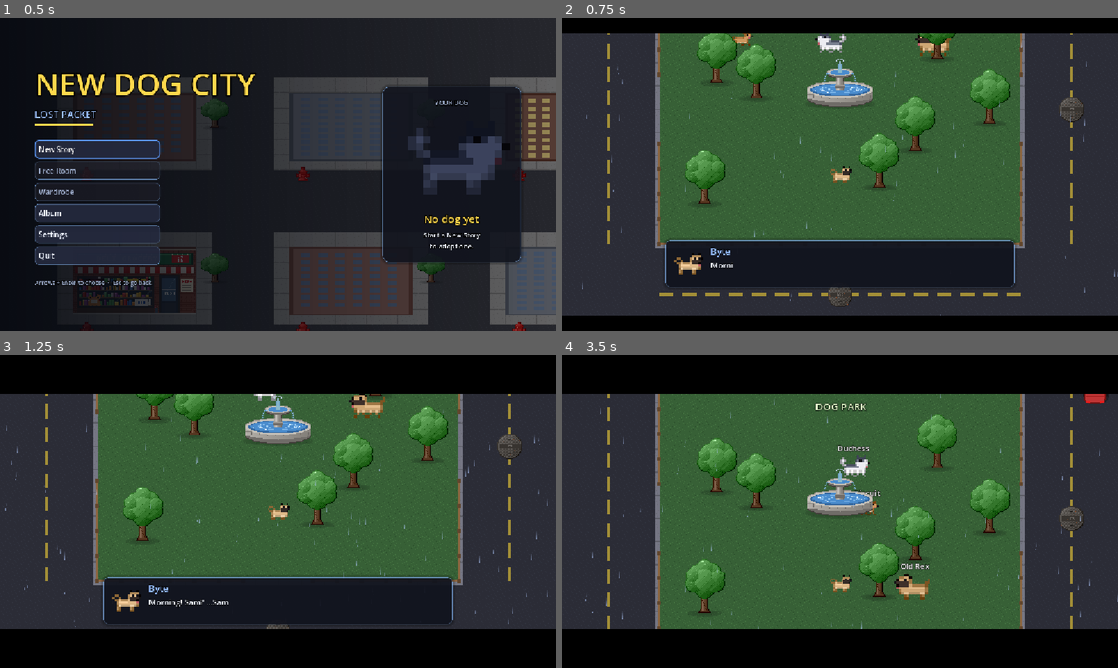
Above: before the commit, frames 1-4 (two rows, left to right).
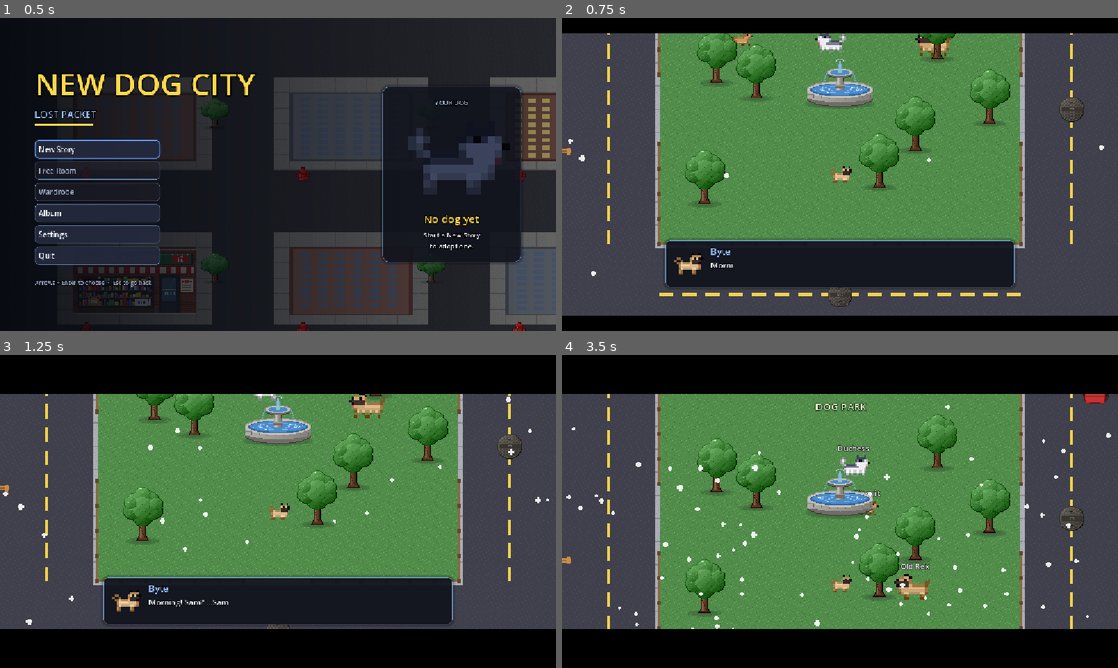
Above: after the commit, the same moments.

Repository: Damon1o/new-dog-city
Game: Godot game, scene res://scenes/Home.tscn
The game is run twice, just before and just after one commit, with the same random seed, the same clock (stepped at 60 frames per second) and the same inputs.
Inputs (mouse positions are in pixels of both pictures, inside the frame that each line leads up to):
- Up to frame 1 (0.5 s): no input
- Up to frame 2 (0.75 s): click "New Story" at 0.5 s
- Up to frame 3 (1.25 s): no input
- Up to frame 4 (3.5 s): tap Enter at 1.25 s; move the mouse to (962, 495) at 1.27 s; hold D (move_right) 1.28-2 s; hold R (bark) 1.28-2 s; click (962, 495) at 1.42 s; drag from (728, 527) to (812, 574) at 2.02 s; move the mouse to (895, 442) at 2.77 s; hold D (move_right) from 2.78 s (still down); tap C (dash) at 2.85 s

Frame 1 is identical in both runs. In frame 2, 38% of the frame differs, in the area x 0-100%, y 4-96%; in frame 3, 34%; in frame 4, 43%, in the area x 0-100%, y 12-88%.

Commit message:
Add city bus to traffic
White bus with blue side stripes, wide windshield, roof AC unit and two
hatches. About 8% of traffic; hit box follows its longer body.

Co-Authored-By: Claude Opus 5.5 <noreply@anthropic.com>

Diff:
--- a/scripts/car.gd
+++ b/scripts/car.gd
@@ -5,8 +5,10 @@
 
 const SPEED := 230.0
 ## half length / half width per body, car pointing +x. Also the hit box.
-const HALF := {"sedan": Vector2(30, 14), "taxi": Vector2(30, 14), "hatch": Vector2(25, 13), "van": Vector2(36, 15)}
-const KIND_ODDS := [["taxi", 0.3], ["sedan", 0.35], ["hatch", 0.2], ["van", 0.15]]
+const HALF := {"sedan": Vector2(30, 14), "taxi": Vector2(30, 14), "hatch": Vector2(25, 13), "van": Vector2(36, 15), "bus": Vector2(56, 17)}
+const KIND_ODDS := [["taxi", 0.3], ["sedan", 0.3], ["hatch", 0.2], ["van", 0.12], ["bus", 0.08]]
+const BUS := Color(0.93, 0.94, 0.95)
+const BUS_STRIPE := Color(0.1, 0.35, 0.75)
 const PAINT := [Color(0.75, 0.77, 0.8), Color(0.12, 0.13, 0.15), Color(0.92, 0.92, 0.9), Color(0.72, 0.12, 0.12),
 	Color(0.14, 0.24, 0.48), Color(0.2, 0.4, 0.28), Color(0.78, 0.7, 0.55), Color(0.3, 0.55, 0.75), Color(0.85, 0.45, 0.12)]
 const TAXI := Color(1.0, 0.78, 0.1)
@@ -31,7 +33,7 @@
 		kind = k[0]
 		if r < 0.0:
 			break
-	color = TAXI if kind == "taxi" else PAINT.pick_random()
+	color = TAXI if kind == "taxi" else BUS if kind == "bus" else PAINT.pick_random()
 	add_to_group("car")
 
 func _process(delta: float) -> void:
@@ -64,6 +66,8 @@
 	draw_rect(Rect2(-h.x + 7, -h.y + 2, h.x * 2 - 14, 2.5), color.lightened(0.3))  # sun glint on one flank
 	if kind == "van":
 		draw_van(h)
+	elif kind == "bus":
+		draw_bus(h)
 	else:
 		draw_cabin(h, -h.x + 4.0 if kind == "hatch" else -14.0, 8.0 if kind == "hatch" else 12.0)
 	for s: float in [-1.0, 1.0]:
@@ -85,6 +89,16 @@
 			for s: float in [-1.0, 1.0]:
 				draw_rect(Rect2(back + i * 4, s * (h.y - 3.0) - 1.25, 4, 2.5), Color.BLACK if i % 2 else Color.WHITE)
 
+## City bus: blue side stripes, wide windshield, roof AC unit and two escape hatches.
+func draw_bus(h: Vector2) -> void:
+	for s: float in [-1.0, 1.0]:
+		draw_rect(Rect2(-h.x + 3, s * (h.y - 4) - 1.5, h.x * 2 - 6, 3), BUS_STRIPE)
+		draw_rect(Rect2(h.x - 7, s * (h.y + 1) - 1.5, 4, 3), color.darkened(0.3))  # mirrors
+	draw_rect(Rect2(h.x - 7, -h.y + 3, 4, h.y * 2 - 6), GLASS)
+	rrect(Rect2(-14, -6, 24, 12), 2, color.darkened(0.15))  # AC unit
+	for x: float in [20.0, -38.0]:
+		draw_rect(Rect2(x, -4, 8, 8), color.darkened(0.25))
+
 ## Box van: short cab up front, cargo box with roof ribs behind it.
 func draw_van(h: Vector2) -> void:
 	var cab := h.x - 16.0
